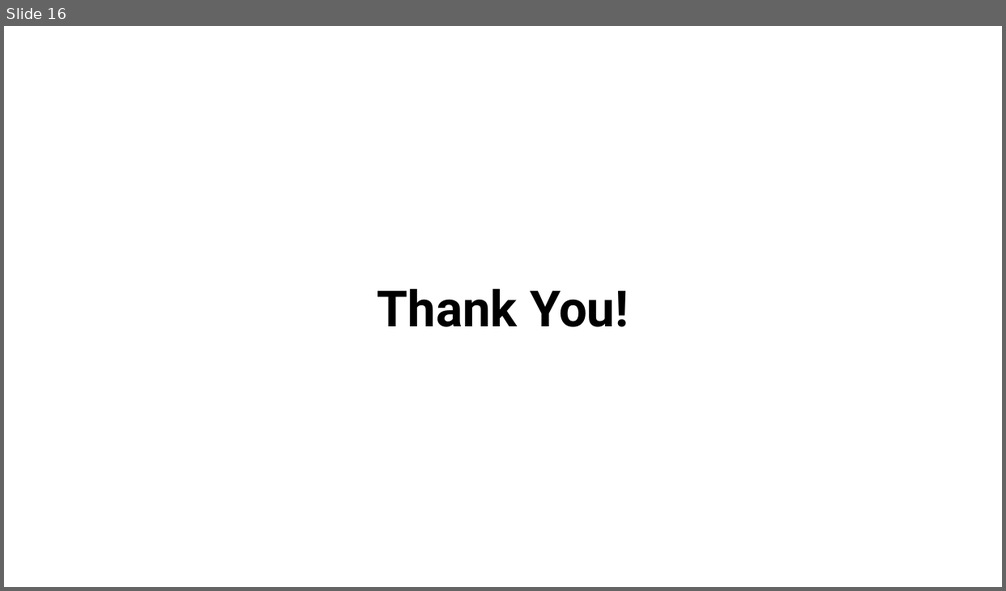
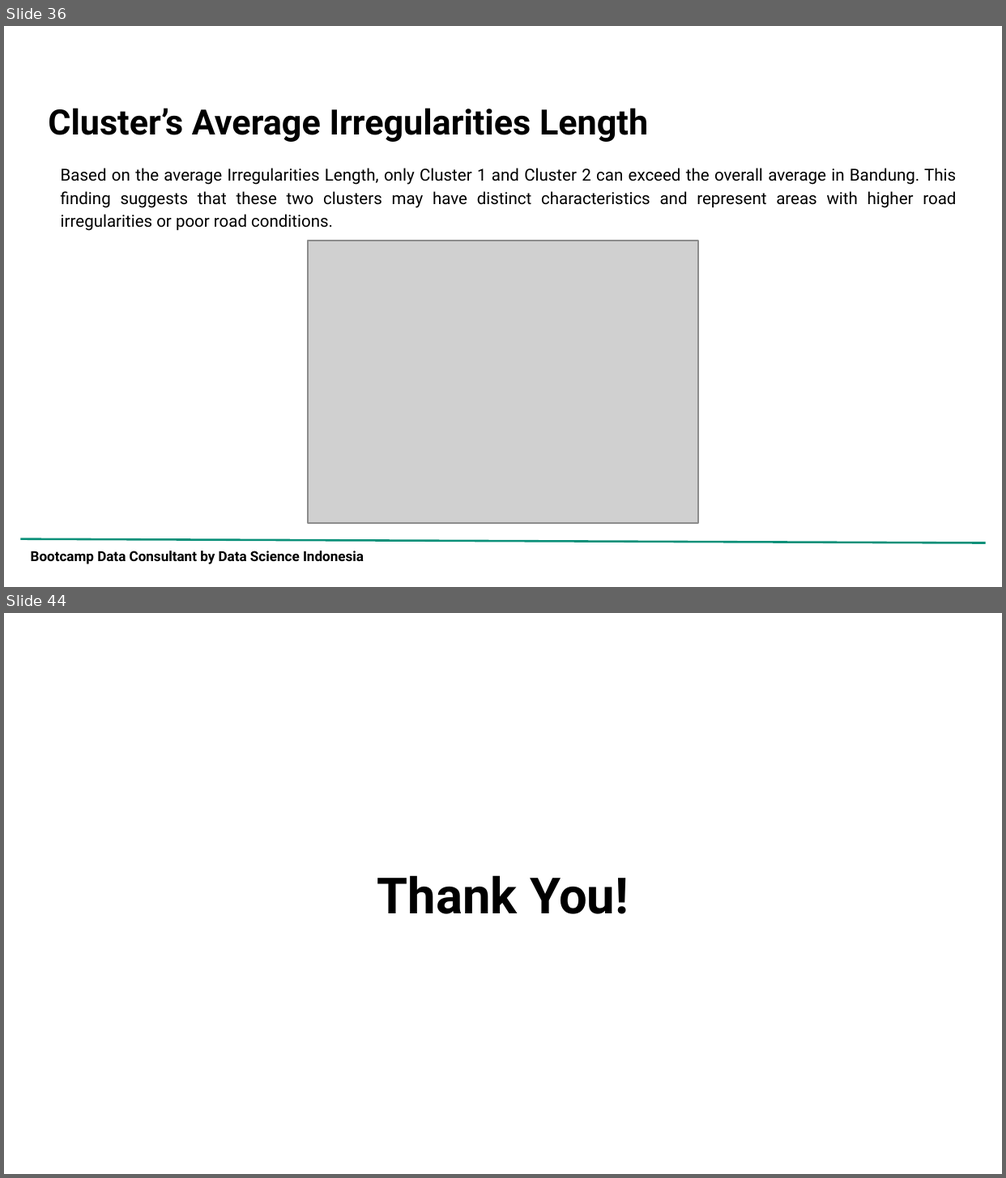
Before and after one commit to adrn-mm/DSLS_Mini-Project-DS_Adrian-Maulana-Muhammad, a slide deck: reports/Project Report_Mini Project DS_Adrian Maulana Muhammad.pptx. Shown one above the other, each under a label of ours: slide 16 before the commit, slides 36 and 44 after it; the slides between them are not shown. The pictures are 1006x591 and 1006x1178 pixels, drawn with LibreOffice and Linux fonts; fonts in the diff are those of the drawing; grey boxes stand for pictures; background and template pictures are left out. Boxes give left, top, right and bottom in pixels: in the first picture for what was removed or moved away, otherwise in the second. Text is boxed around its words. In the diff, an @@ line names an element or a change of style, - is before the commit and + after.

```diff
--- a/reports/Project Report_Mini Project DS_Adrian Maulana Muhammad.pptx
+++ b/reports/Project Report_Mini Project DS_Adrian Maulana Muhammad.pptx
@@ slide 36 added at (4, 26, 1002, 587), background picture (left out) @@
@@ title added at (48, 108, 648, 142), 25.2 pt, text #000000, bold @@
+Cluster’s Average Irregularities Length
@@ text added at (61, 168, 956, 231), 12 pt, text #000000 @@
+Based on the average Irregularities Length, only Cluster 1 and Cluster 2 can exceed the overall average in Bandung. This finding suggests that these two clusters may have distinct characteristics and represent areas with higher road irregularities or poor road conditions.
@@ picture added at (308, 241, 697, 523) @@
@@ line added from (21, 539) to (985, 543), #0A9079 1.5 pt @@
@@ text added at (31, 551, 364, 565), 10 pt, text #000000, bold @@
+Bootcamp Data Consultant by Data Science Indonesia
@@ what was slide 16 is now slide 44 @@
```
Also in this commit, not shown: 7 slides changed, 33 other slides added, 6 slides removed, 4 other files.
